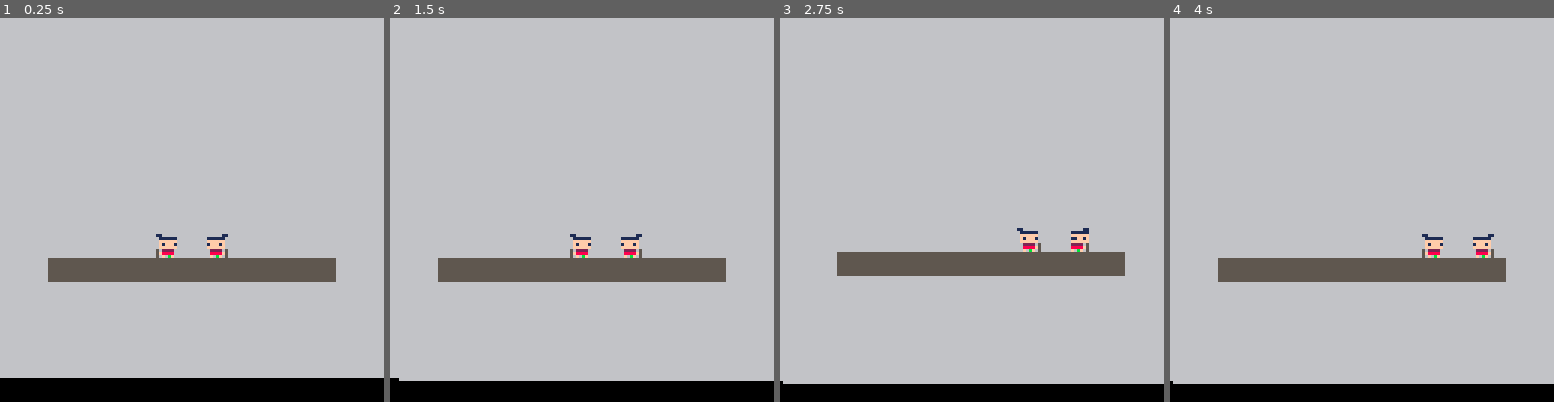
Above: before the commit, frames 1-4 (left to right).
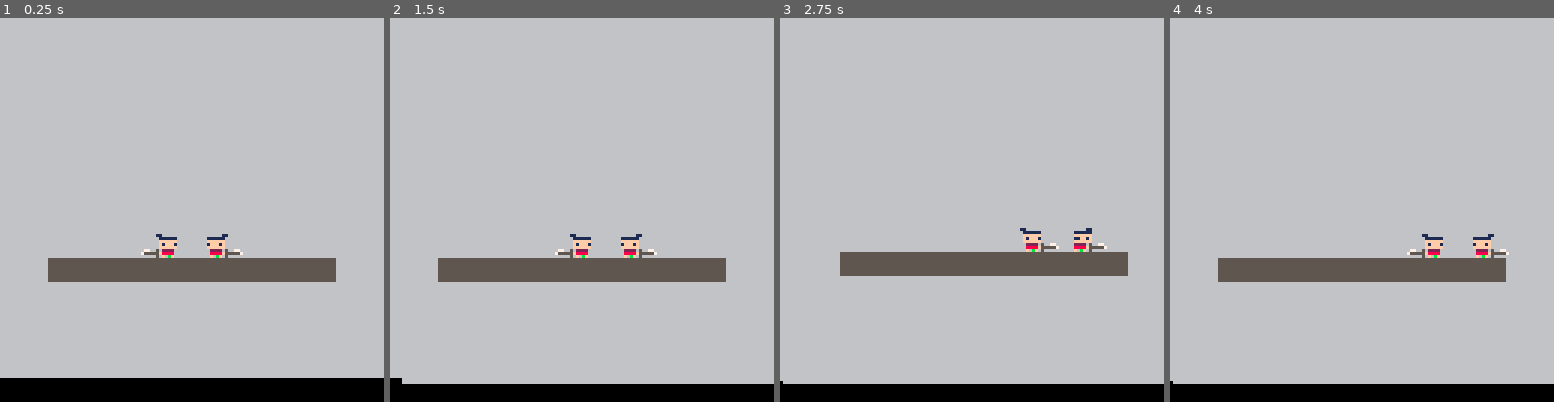
Above: after the commit, the same moments.

Repository: Wagomu056/chanbara
Game: PICO-8 cartridge chanbara.p8
The game is run twice, just before and just after one commit, with the same random seed, the same clock (stepped at 60 frames per second) and the same inputs.
Inputs:
- Up to frame 1 (0.25 s): no input
- Up to frame 2 (1.5 s): tap X (X key) at 0.33, 1.07 s; tap O (Z key) at 0.7 s
- Up to frame 3 (2.75 s): tap O (Z key) at 1.7, 2.1, 2.5 s; tap X (X key) at 1.85 s
- Up to frame 4 (4 s): tap O (Z key) at 2.9, 3.3, 3.7 s; tap X (X key) at 2.97 s

The runs differ from the first frame. In frame 1, less than 0.1% of the frame differs, in the area x 36-64%, y 60-62%; in frame 2, 0.8%, in the area x 2-100%, y 60-96%; in frame 3, 0.5%; in frame 4, less than 0.1%.

Commit message:
武器追加

Diff:
--- a/chanbara.p8
+++ b/chanbara.p8
@@ -463,12 +463,43 @@
 	return obj
 end
 
+act.weapon = {}
+act.weapon.new = function()
+	local obj = {}
+
+	-- parameter
+	obj.spr_base = 16
+	obj.spr_ofs_x = -4
+	obj.spr_ofs_y = -7
+	obj.ofs_x = -8
+
+	obj.draw = function(self, x, y, spr_idx, dir, is_mirror)
+		local ofs_x = self.ofs_x
+		if dir == "right" then
+			ofs_x *= -1
+		end
+		if is_mirror then
+			ofs_x *= -1
+		end
+
+		spr(spr_idx + self.spr_base
+			,x + ofs_x + self.spr_ofs_x
+			,y + self.spr_ofs_y
+			,1
+			,1
+			,is_mirror)
+	end
+
+	return obj
+end
+
 act.player = {}
 act.player.new = function()
 	local obj = act.chara.new()
 	obj.chara_init = obj.init
 	obj.chara_update_pre_animation = obj.update_pre_animation
 	obj.chara_update_aft_animation = obj.update_aft_animation
+	obj.chara_draw = obj.draw
 
 	-- const
 	obj.box_ofs_x = -4
@@ -480,6 +511,7 @@
 	obj.anim_state = "idle"
 	obj.request_pos = math.vec2.new(0, 0)
 	obj.atk_hitbox = hit.data.new(obj)
+	obj.weapon = act.weapon.new()
 	obj.is_req_atk = false
 	obj.insert_action = nil
 	obj.is_damage = false
@@ -507,6 +539,20 @@
 
 		self.atk_hitbox.is_mirror = (direction == "left")
 		self.atk_hitbox:set_size(10, 8)
+	end
+
+	obj.draw = function(self)
+		obj:chara_draw()
+
+		local wpn_dir = "left"
+		if self.spr_idx == 3 then
+			wpn_dir = "right"
+		end
+
+		local is_mirror = (self.direction == "left")
+		self.weapon:draw(
+			self.pos.x, self.pos.y
+			,self.spr_idx, wpn_dir, is_mirror)
 	end
 
 	obj.update_pre_animation = function(self)
@@ -603,12 +649,12 @@
 	obj.def_callback = function(self, atk_box)
 		if self.action == "guard" then
 			self.insert_action = "guard_scc"
-			shake_offset = 0.2
+			shake_offset = 0.15
 			return
 		end
 
 		self.insert_action = "damage"
-		shake_offset = 0.2
+		shake_offset = 0.25
 	end
 
 	return obj
